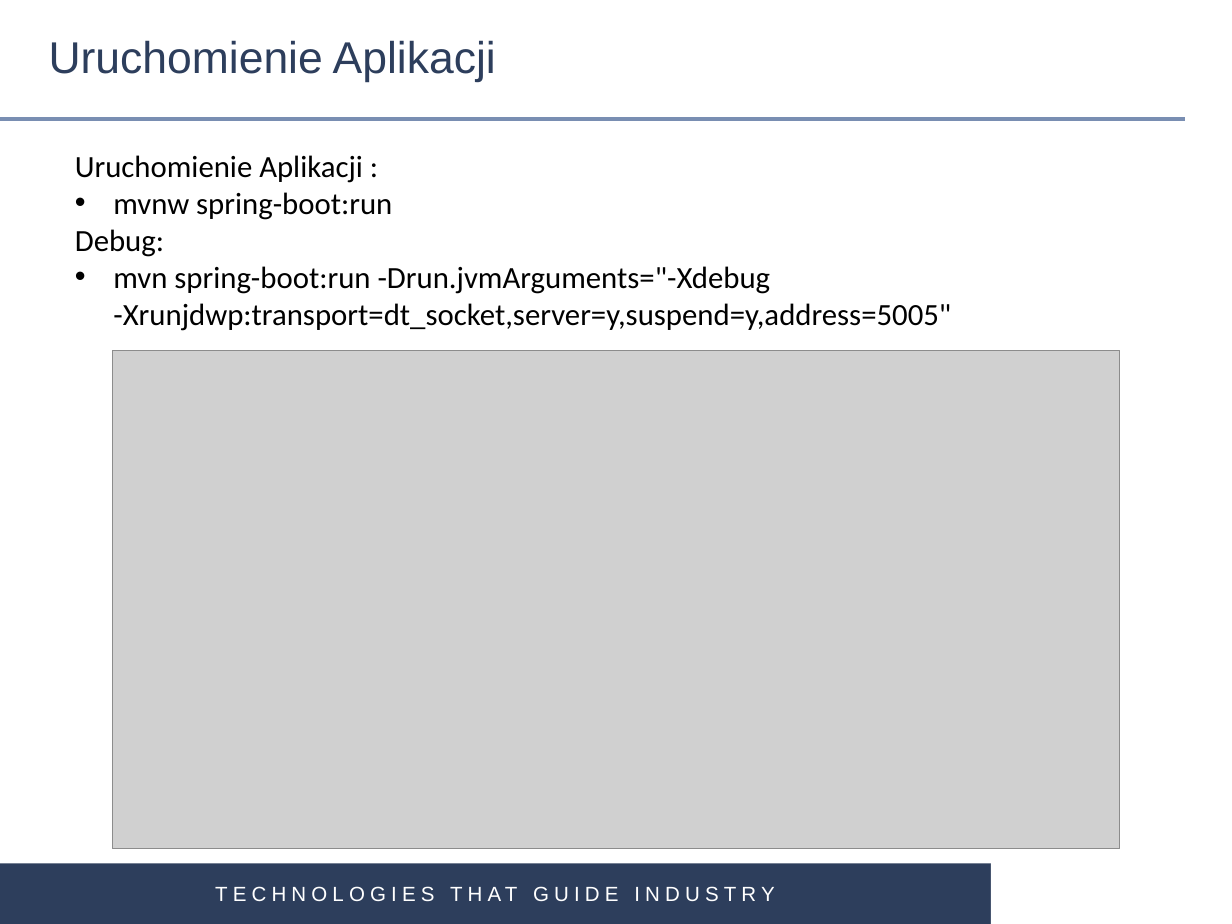
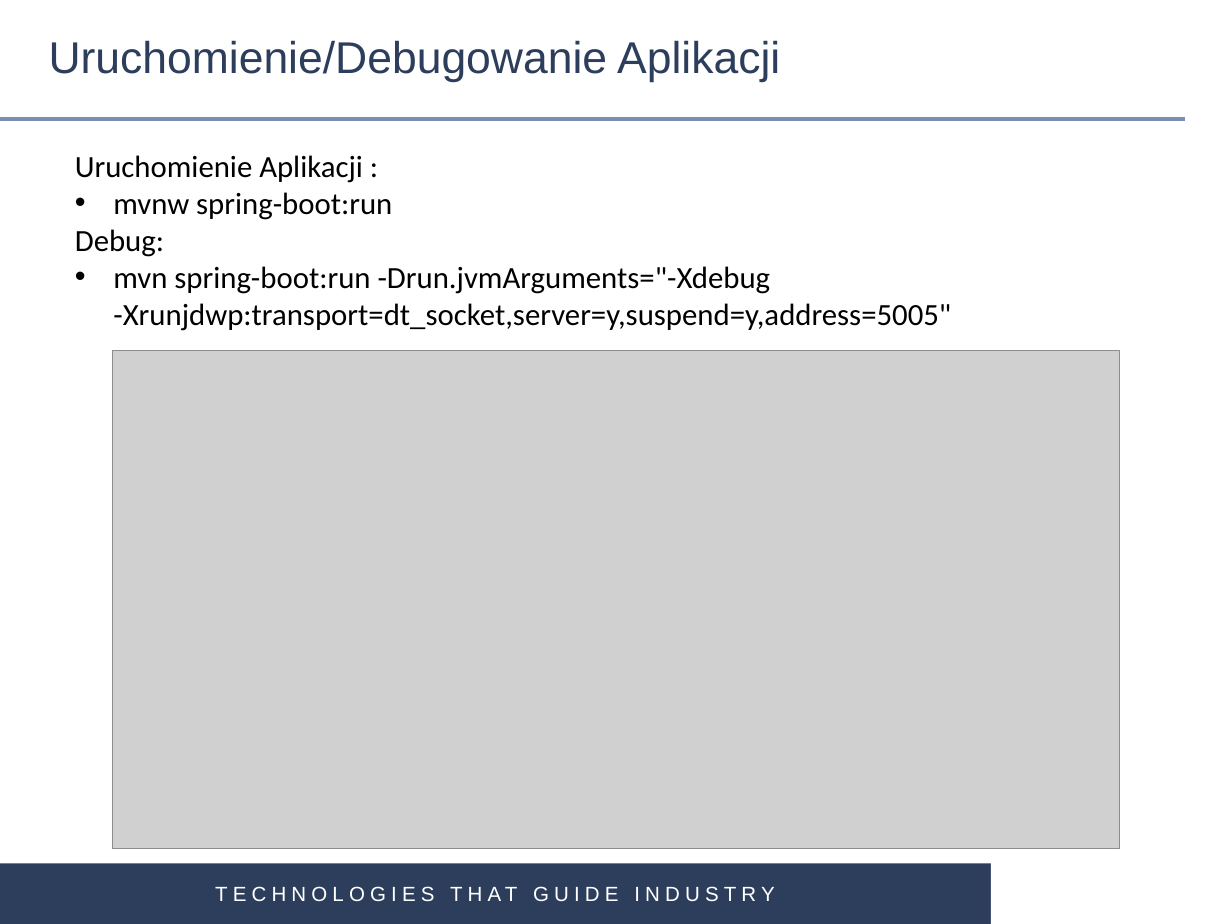
Before and after one commit to gardian91/SPRING_MVC-PSK, a slide deck: slide 14 of Spring MVC.pptx (slide 13 before the commit). Drawn at 1232x924 pixels with LibreOffice and Linux fonts; fonts in the diff are those of the drawing; grey boxes stand for pictures; background and template pictures are left out. Boxes give left, top, right and bottom in pixels: in the first picture for what was removed or moved away, otherwise in the second. Text is boxed around its words. In the diff, an @@ line names an element or a change of style, - is before the commit and + after.

```diff
--- a/Spring MVC.pptx
+++ b/Spring MVC.pptx
@@ title at [49, 40, 780, 82]: text changed @@
-Uruchomienie Aplikacji
+Uruchomienie/Debugowanie Aplikacji
```
Also in this commit, not shown: 5 other slides changed, 1 slide added.
